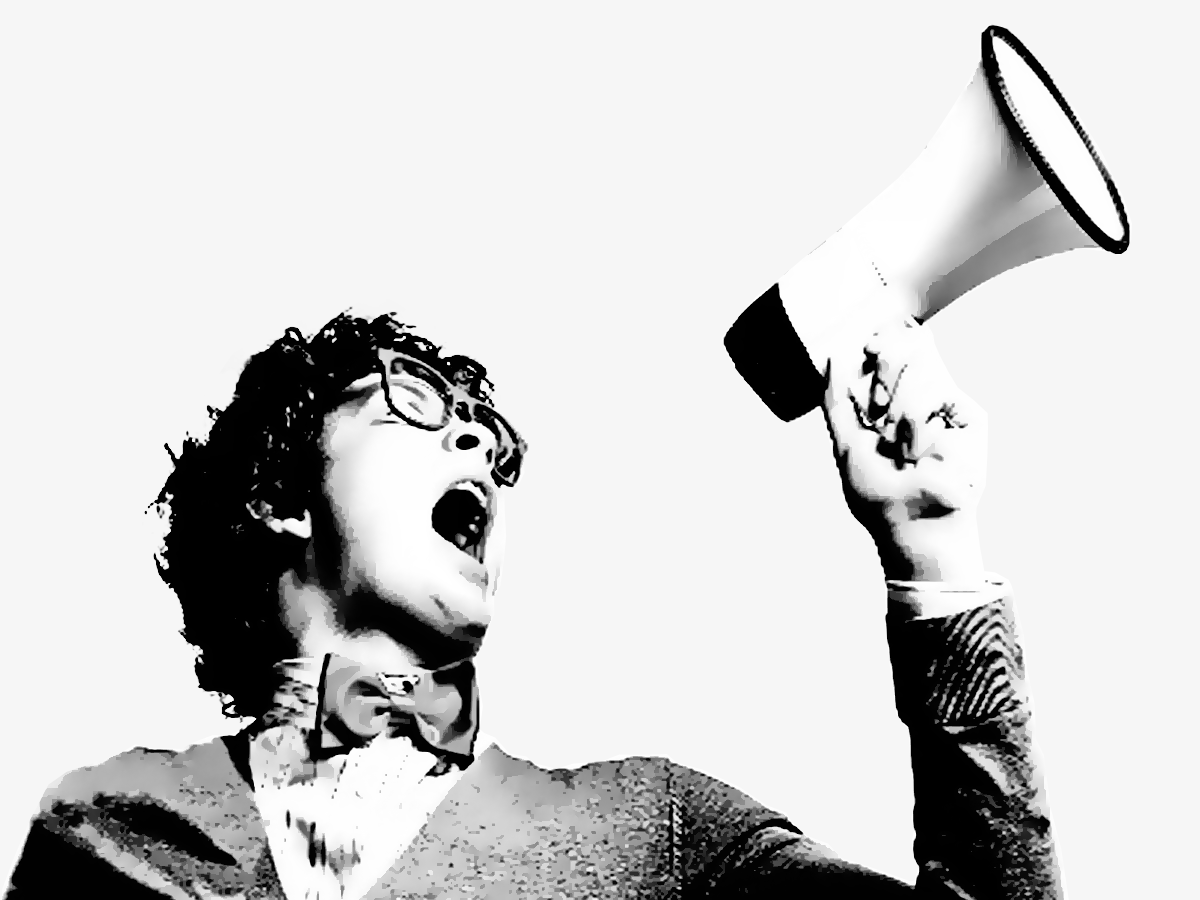
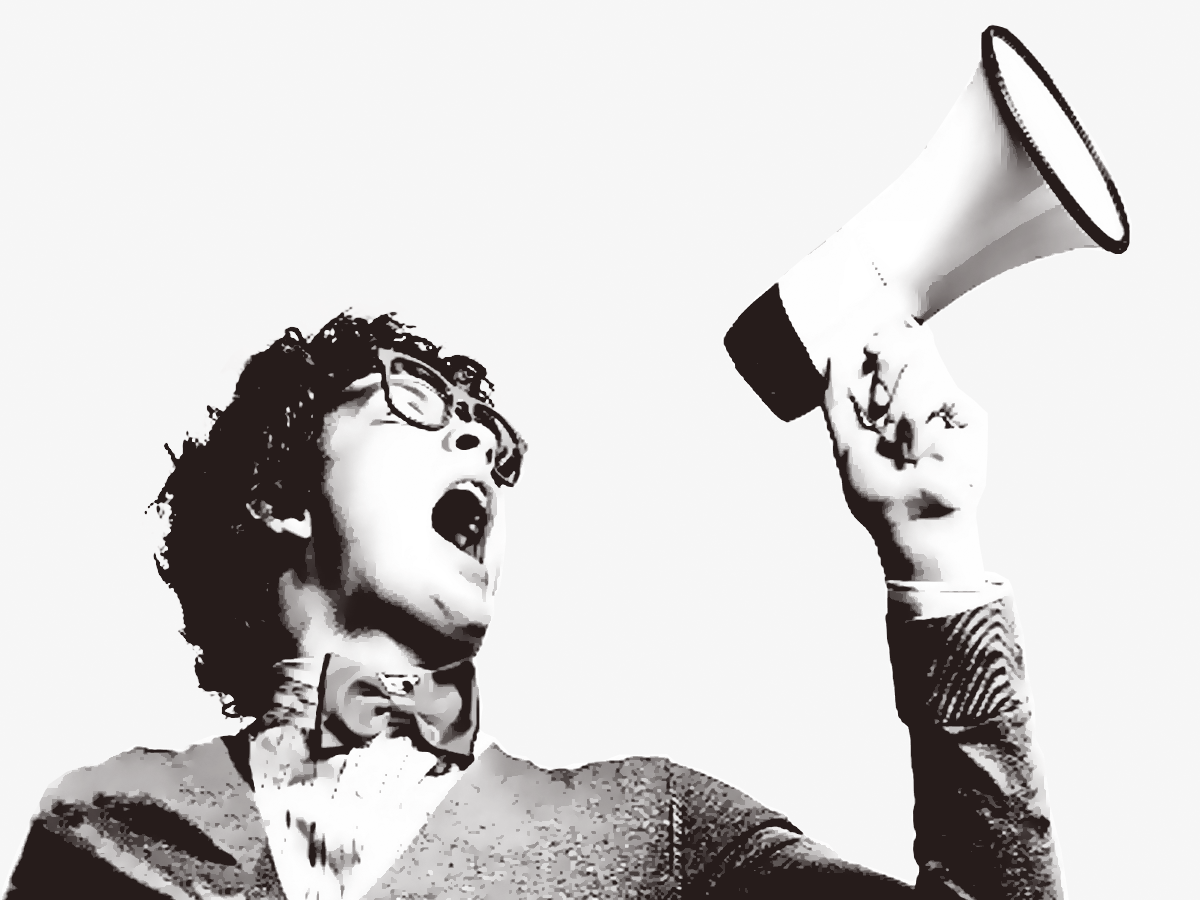
Revision of a layered 1200 x 900 image; what changed, layer by layer:
removed layer "Layer 4" over (2, 25, 1130, 900)
removed layer "Background" over (2, 25, 1130, 900)
added layer "image_color" above "image_back" over (2, 25, 1130, 900)
added layer "image_back" over (2, 25, 1130, 900)
